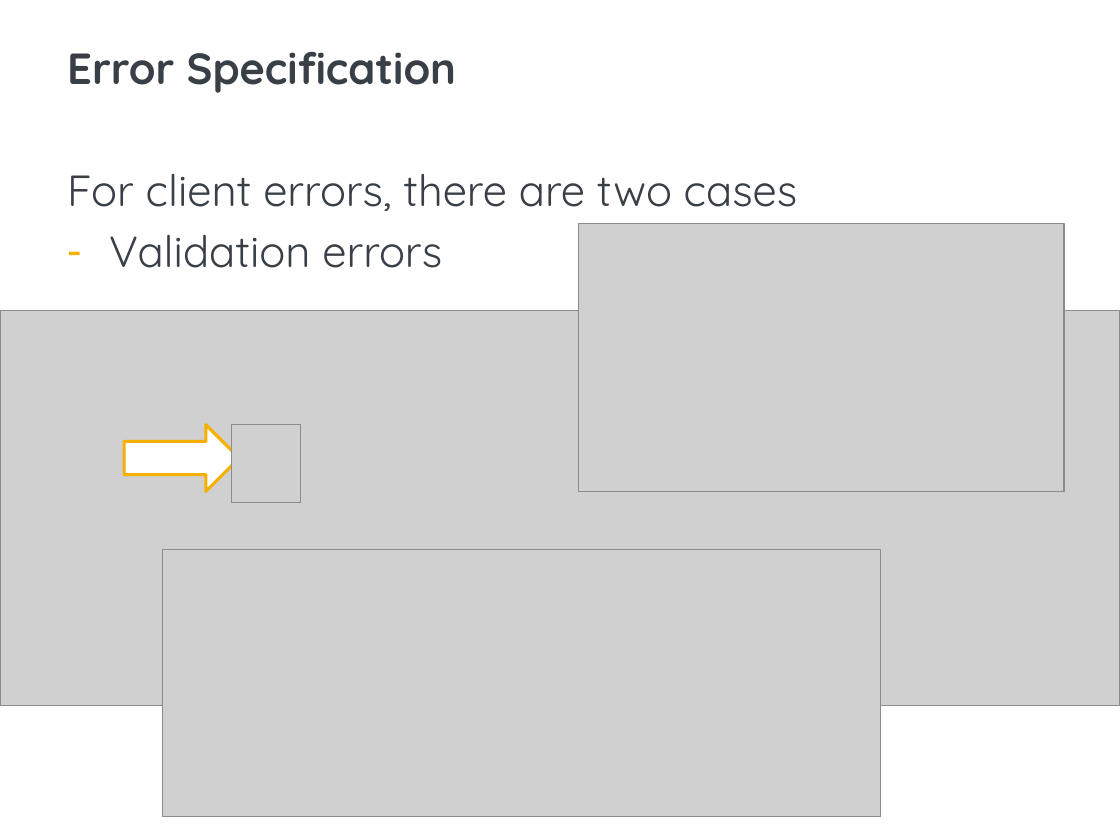
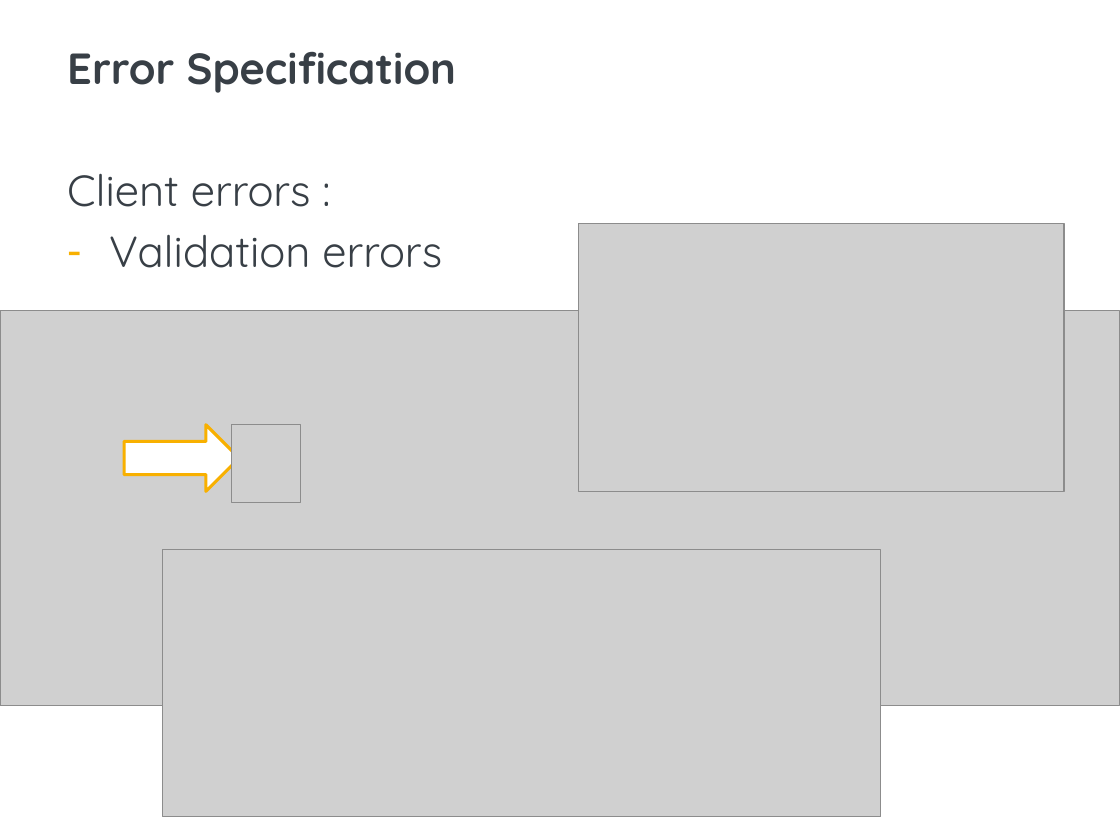
Before and after one commit to BlueInt32/prez_error_handling, a slide deck: slide 14 of Error Handling presentation.pptx. Drawn at 1120x840 pixels with LibreOffice and Linux fonts; fonts in the diff are those of the drawing; grey boxes stand for pictures; background and template pictures are left out. Boxes give left, top, right and bottom in pixels: in the first picture for what was removed or moved away, otherwise in the second. Text is boxed around its words. In the diff, an @@ line names an element or a change of style, - is before the commit and + after.

```diff
--- a/Error Handling presentation.pptx
+++ b/Error Handling presentation.pptx
@@ text at (x1=67, y1=174, x2=311, y2=207): text changed @@
-For client errors, there are two cases
+Client errors :
```
Also in this commit, not shown: 3 other slides changed, 4 slides added, 1 slide removed, 1 other file.
